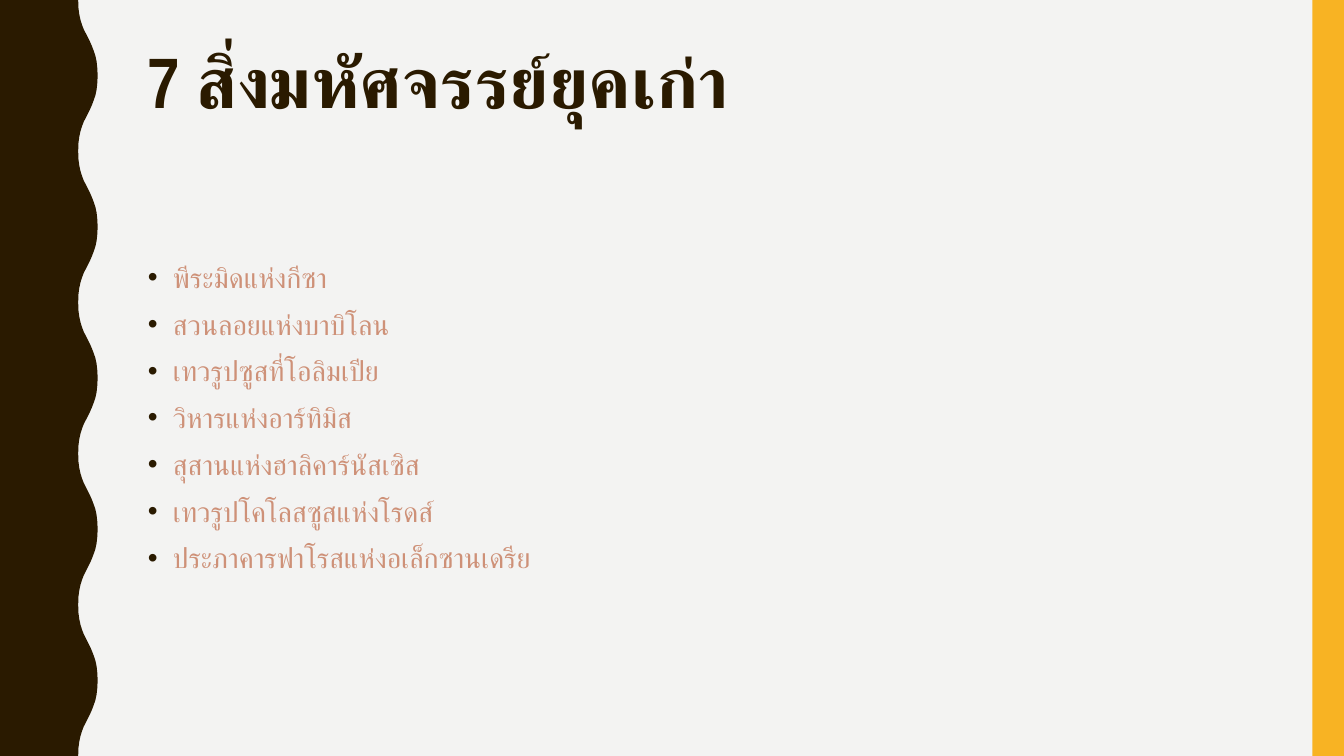
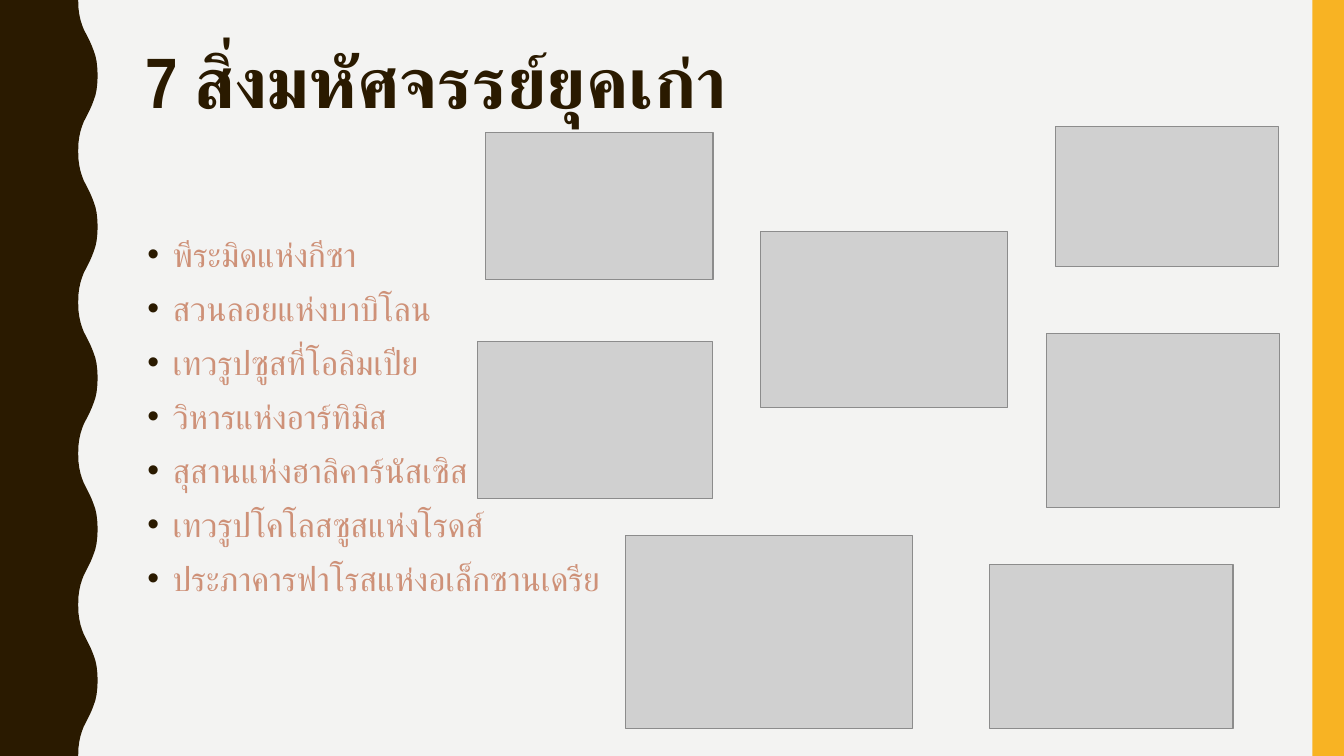
Before and after one commit to it61070256/7wonders, a slide deck: slide 3 of 7wonder.ppt (slide 4 before the commit). Drawn at 1344x756 pixels with LibreOffice and Linux fonts; fonts in the diff are those of the drawing; grey boxes stand for pictures. Boxes give left, top, right and bottom in pixels: in the first picture for what was removed or moved away, otherwise in the second. Text is boxed around its words. In the diff, an @@ line names an element or a change of style, - is before the commit and + after.

```diff
--- a/7wonder.ppt
+++ b/7wonder.ppt
@@ picture added at bbox=[486, 133, 713, 280] @@
@@ picture added at bbox=[1055, 127, 1279, 266] @@
@@ text "พีระมิดแห่งกีซา": place and size @@
-text "พีระมิดแห่งกีซา" at bbox=[173, 266, 531, 568]
+text "พีระมิดแห่งกีซา" at bbox=[173, 241, 600, 591]
@@ text "พีระมิดแห่งกีซา" at bbox=[173, 241, 600, 591]: size 20 to 24 pt @@
@@ picture added at bbox=[761, 231, 1007, 407] @@
@@ picture added at bbox=[478, 342, 713, 499] @@
@@ picture added at bbox=[1046, 332, 1279, 507] @@
@@ picture added at bbox=[626, 535, 912, 728] @@
@@ picture added at bbox=[989, 564, 1232, 728] @@
```
Also in this commit, not shown: 3 other slides changed, 1 slide added, 1 slide removed, 1 other file.
